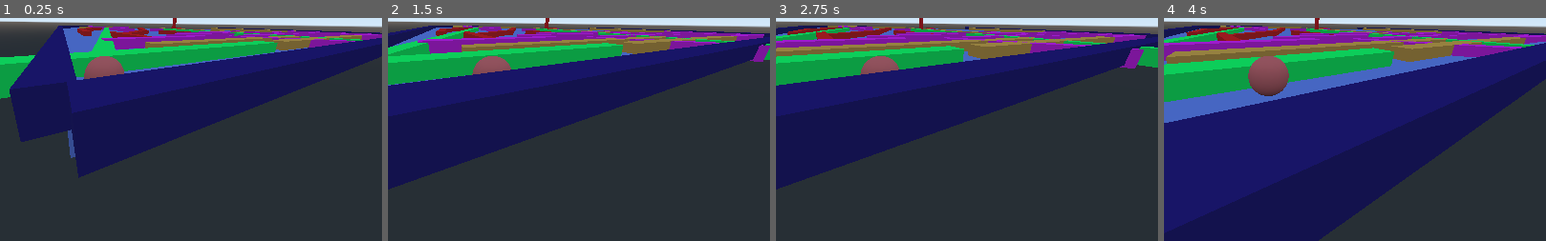
Above: before the commit, frames 1-4 (left to right).
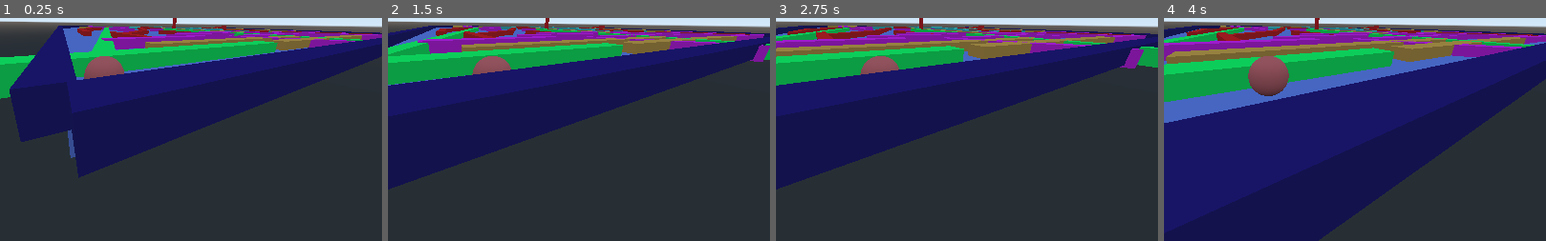
Above: after the commit, the same moments.

Repository: Chinuon/Bhulbhulaiya
Game: Godot game, scene res://Level1.tscn
Same seed, same stepped clock (60 frames per second), same inputs: the game is played once before the commit and once after it. The project has no main scene, so this scene is started directly.
Inputs:
- Up to frame 1 (0.25 s): no input
- Up to frame 2 (1.5 s): tap Enter at 0.5 s; hold Right (ui_right) 0.53-1.28 s; hold Down (ui_down) from 1.28 s (still down)
- Up to frame 3 (2.75 s): tap Space at 2 s; release Down (ui_down) at 2.03 s; hold Right (ui_right) from 2.03 s (still down)
- Up to frame 4 (4 s): release Right (ui_right) at 2.78 s; hold Up (ui_up) 2.78-3.53 s; hold Left (ui_left) from 3.53 s (still down)
The pictures show only the part of the screen within x 34-84%, y 40-90%; the shares and areas given below are measured in that part.

The runs differ from the first frame. In frame 1, 0.4% of the frame differs, in the area x 28-98%, y 3-8%; in frame 2, 0.5%; in frame 3, 0.5%; in frame 4, 0.5%, in the area x 22-98%, y 3-9%.

Commit message:
100% comp

Diff:
--- a/Level1.tscn
+++ b/Level1.tscn
@@ -58,6 +58,13 @@
 albedo_color = Color( 0.941176, 0.0901961, 0.0901961, 1 )
 
 [sub_resource type="BoxShape" id=25]
+
+[sub_resource type="CubeMesh" id=26]
+
+[sub_resource type="SpatialMaterial" id=27]
+albedo_color = Color( 0.290196, 0.74902, 0.717647, 0.764706 )
+
+[sub_resource type="BoxShape" id=28]
 
 [node name="Level1" type="Spatial"]
 
@@ -548,7 +555,7 @@
 shape = SubResource( 25 )
 
 [node name="StaticBody34" type="StaticBody" parent="walls"]
-transform = Transform( -0.439218, 0, -0.89838, 0, 1, 0, 0.89838, 0, -0.439218, 14.5968, 0, -13.7155 )
+transform = Transform( -0.745441, 0, -0.666571, 0, 1, 0, 0.666571, 0, -0.745441, 47.8158, 0, -14.2735 )
 
 [node name="MeshInstance" type="MeshInstance" parent="walls/StaticBody34"]
 transform = Transform( 10, 0, 0, 0, 1, 0, 0, 0, 1, 0, 0, 0 )
@@ -558,4 +565,220 @@
 [node name="CollisionShape" type="CollisionShape" parent="walls/StaticBody34"]
 transform = Transform( 10, 0, 0, 0, 1, 0, 0, 0, 1, 0, 0, 0 )
 shape = SubResource( 25 )
+
+[node name="StaticBody35" type="StaticBody" parent="walls"]
+transform = Transform( 0.033652, 0.00606528, 0.999415, -0.146114, 0.989267, -0.0010838, -0.988695, -0.145992, 0.0341771, 45.4334, 0, -14.6535 )
+
+[node name="MeshInstance" type="MeshInstance" parent="walls/StaticBody35"]
+transform = Transform( 10, 0, 0, 0, 1, 0, 0, 0, 1, 0, 0, 0 )
+mesh = SubResource( 23 )
+material/0 = SubResource( 24 )
+
+[node name="CollisionShape" type="CollisionShape" parent="walls/StaticBody35"]
+transform = Transform( 10, 0, 0, 0, 1, 0, 0, 0, 1, 0, 0, 0 )
+shape = SubResource( 25 )
+
+[node name="StaticBody36" type="StaticBody" parent="walls"]
+transform = Transform( 0.702458, 0.0196422, 0.711454, -0.0225797, 0.999731, -0.0053069, -0.711367, -0.0123365, 0.702713, 42.4185, 0, -23.6436 )
+
+[node name="MeshInstance" type="MeshInstance" parent="walls/StaticBody36"]
+transform = Transform( 10, 0, 0, 0, 1, 0, 0, 0, 1, 0, 0, 0 )
+mesh = SubResource( 23 )
+material/0 = SubResource( 24 )
+
+[node name="CollisionShape" type="CollisionShape" parent="walls/StaticBody36"]
+transform = Transform( 10, 0, 0, 0, 1, 0, 0, 0, 1, 0, 0, 0 )
+shape = SubResource( 25 )
+
+[node name="StaticBody37" type="StaticBody" parent="walls"]
+transform = Transform( 0.05788, 0.00660658, 0.998302, -0.0225797, 0.999731, -0.0053069, -0.998068, -0.0222342, 0.0580135, 35.8383, 0, -8.55665 )
+
+[node name="MeshInstance" type="MeshInstance" parent="walls/StaticBody37"]
+transform = Transform( 10, 0, 0, 0, 1, 0, 0, 0, 1, 0, 0, 0 )
+mesh = SubResource( 23 )
+material/0 = SubResource( 24 )
+
+[node name="CollisionShape" type="CollisionShape" parent="walls/StaticBody37"]
+transform = Transform( 10, 0, 0, 0, 1, 0, 0, 0, 1, 0, 0, 0 )
+shape = SubResource( 25 )
+
+[node name="StaticBody38" type="StaticBody" parent="walls"]
+transform = Transform( 0.05788, 0.00660658, 0.998302, -0.0225797, 0.999731, -0.0053069, -0.998068, -0.0222342, 0.0580135, 35.8383, 0, -8.55665 )
+
+[node name="MeshInstance" type="MeshInstance" parent="walls/StaticBody38"]
+transform = Transform( 10, 0, 0, 0, 1, 0, 0, 0, 1, 0, 0, 0 )
+mesh = SubResource( 23 )
+material/0 = SubResource( 24 )
+
+[node name="CollisionShape" type="CollisionShape" parent="walls/StaticBody38"]
+transform = Transform( 10, 0, 0, 0, 1, 0, 0, 0, 1, 0, 0, 0 )
+shape = SubResource( 25 )
+
+[node name="StaticBody39" type="StaticBody" parent="walls"]
+transform = Transform( -0.0158258, 0.00495016, 0.999862, -0.0225797, 0.999731, -0.0053069, -0.99962, -0.0226605, -0.0157098, 35.8383, 0, 34.5784 )
+
+[node name="MeshInstance" type="MeshInstance" parent="walls/StaticBody39"]
+transform = Transform( 10, 0, 0, 0, 1, 0, 0, 0, 1, 0, 0, 0 )
+mesh = SubResource( 23 )
+material/0 = SubResource( 24 )
+
+[node name="CollisionShape" type="CollisionShape" parent="walls/StaticBody39"]
+transform = Transform( 10, 0, 0, 0, 1, 0, 0, 0, 1, 0, 0, 0 )
+shape = SubResource( 25 )
+
+[node name="StaticBody40" type="StaticBody" parent="walls"]
+transform = Transform( -0.0158258, 0.00495016, 0.999862, -0.0225797, 0.999731, -0.0053069, -0.99962, -0.0226605, -0.0157098, 28.7193, 0, 13.0446 )
+
+[node name="MeshInstance" type="MeshInstance" parent="walls/StaticBody40"]
+transform = Transform( 10, 0, 0, 0, 1, 0, 0, 0, 1, 0, 0, 0 )
+mesh = SubResource( 23 )
+material/0 = SubResource( 24 )
+
+[node name="CollisionShape" type="CollisionShape" parent="walls/StaticBody40"]
+transform = Transform( 10, 0, 0, 0, 1, 0, 0, 0, 1, 0, 0, 0 )
+shape = SubResource( 25 )
+
+[node name="StaticBody41" type="StaticBody" parent="walls"]
+transform = Transform( -0.0158258, 0.00495016, 0.999862, -0.0225797, 0.999731, -0.0053069, -0.99962, -0.0226605, -0.0157098, 21.7279, 0, 13.0446 )
+
+[node name="MeshInstance" type="MeshInstance" parent="walls/StaticBody41"]
+transform = Transform( 10, 0, 0, 0, 1, 0, 0, 0, 1, 0, 0, 0 )
+mesh = SubResource( 23 )
+material/0 = SubResource( 24 )
+
+[node name="CollisionShape" type="CollisionShape" parent="walls/StaticBody41"]
+transform = Transform( 10, 0, 0, 0, 1, 0, 0, 0, 1, 0, 0, 0 )
+shape = SubResource( 25 )
+
+[node name="StaticBody42" type="StaticBody" parent="walls"]
+transform = Transform( -0.0158258, 0.00495016, 0.999862, -0.0225797, 0.999731, -0.0053069, -0.99962, -0.0226605, -0.0157098, 0.867985, 0, -19.8585 )
+
+[node name="MeshInstance" type="MeshInstance" parent="walls/StaticBody42"]
+transform = Transform( 10, 0, 0, 0, 1, 0, 0, 0, 1, 0, 0, 0 )
+mesh = SubResource( 23 )
+material/0 = SubResource( 24 )
+
+[node name="CollisionShape" type="CollisionShape" parent="walls/StaticBody42"]
+transform = Transform( 10, 0, 0, 0, 1, 0, 0, 0, 1, 0, 0, 0 )
+shape = SubResource( 25 )
+
+[node name="StaticBody43" type="StaticBody" parent="walls"]
+transform = Transform( -0.0158258, 0.00495016, 0.999862, -0.0225797, 0.999731, -0.0053069, -0.99962, -0.0226605, -0.0157098, 0.867985, 0, -27.4612 )
+
+[node name="MeshInstance" type="MeshInstance" parent="walls/StaticBody43"]
+transform = Transform( 10, 0, 0, 0, 1, 0, 0, 0, 1, 0, 0, 0 )
+mesh = SubResource( 23 )
+material/0 = SubResource( 24 )
+
+[node name="CollisionShape" type="CollisionShape" parent="walls/StaticBody43"]
+transform = Transform( 10, 0, 0, 0, 1, 0, 0, 0, 1, 0, 0, 0 )
+shape = SubResource( 25 )
+
+[node name="StaticBody44" type="StaticBody" parent="walls"]
+transform = Transform( 0.985838, 0, -0.167698, 0, 1, 0, 0.167698, 0, 0.985838, -13.0819, 0, -27.3183 )
+
+[node name="MeshInstance" type="MeshInstance" parent="walls/StaticBody44"]
+transform = Transform( 10, 0, 0, 0, 1, 0, 0, 0, 1, 0, 0, 0 )
+mesh = SubResource( 26 )
+material/0 = SubResource( 27 )
+
+[node name="CollisionShape" type="CollisionShape" parent="walls/StaticBody44"]
+transform = Transform( 10, 0, 0, 0, 1, 0, 0, 0, 1, 0, 0, 0 )
+shape = SubResource( 28 )
+
+[node name="StaticBody45" type="StaticBody" parent="walls"]
+transform = Transform( 0.99917, 0, 0.0407247, 0, 1, 0, -0.0407247, 0, 0.99917, 35.1231, 0, -27.3183 )
+
+[node name="MeshInstance" type="MeshInstance" parent="walls/StaticBody45"]
+transform = Transform( 10, 0, 0, 0, 1, 0, 0, 0, 1, 0, 0, 0 )
+mesh = SubResource( 26 )
+material/0 = SubResource( 27 )
+
+[node name="CollisionShape" type="CollisionShape" parent="walls/StaticBody45"]
+transform = Transform( 10, 0, 0, 0, 1, 0, 0, 0, 1, 0, 0, 0 )
+shape = SubResource( 28 )
+
+[node name="StaticBody46" type="StaticBody" parent="walls"]
+transform = Transform( 0.248014, 0, 0.968757, 0, 1, 0, -0.968757, 0, 0.248014, 14.2396, 0, 11.2631 )
+
+[node name="MeshInstance" type="MeshInstance" parent="walls/StaticBody46"]
+transform = Transform( 10, 0, 0, 0, 1, 0, 0, 0, 1, 0, 0, 0 )
+mesh = SubResource( 26 )
+material/0 = SubResource( 27 )
+
+[node name="CollisionShape" type="CollisionShape" parent="walls/StaticBody46"]
+transform = Transform( 10, 0, 0, 0, 1, 0, 0, 0, 1, 0, 0, 0 )
+shape = SubResource( 28 )
+
+[node name="StaticBody47" type="StaticBody" parent="walls"]
+transform = Transform( -0.00691152, 0, 0.999976, 0, 1, 0, -0.999976, 0, -0.00691152, 28.4357, 0, -16.7247 )
+
+[node name="MeshInstance" type="MeshInstance" parent="walls/StaticBody47"]
+transform = Transform( 10, 0, 0, 0, 1, 0, 0, 0, 1, 0, 0, 0 )
+mesh = SubResource( 26 )
+material/0 = SubResource( 27 )
+
+[node name="CollisionShape" type="CollisionShape" parent="walls/StaticBody47"]
+transform = Transform( 10, 0, 0, 0, 1, 0, 0, 0, 1, 0, 0, 0 )
+shape = SubResource( 28 )
+
+[node name="StaticBody48" type="StaticBody" parent="walls"]
+transform = Transform( -0.00691152, 0, 0.999976, 0, 1, 0, -0.999976, 0, -0.00691152, 28.4357, 0, -5.84744 )
+
+[node name="MeshInstance" type="MeshInstance" parent="walls/StaticBody48"]
+transform = Transform( 10, 0, 0, 0, 1, 0, 0, 0, 1, 0, 0, 0 )
+mesh = SubResource( 26 )
+material/0 = SubResource( 27 )
+
+[node name="CollisionShape" type="CollisionShape" parent="walls/StaticBody48"]
+transform = Transform( 10, 0, 0, 0, 1, 0, 0, 0, 1, 0, 0, 0 )
+shape = SubResource( 28 )
+
+[node name="StaticBody49" type="StaticBody" parent="walls"]
+transform = Transform( -0.00691152, 0, 0.999976, 0, 1, 0, -0.999976, 0, -0.00691152, 21.6278, 0, -5.84704 )
+
+[node name="MeshInstance" type="MeshInstance" parent="walls/StaticBody49"]
+transform = Transform( 10, 0, 0, 0, 1, 0, 0, 0, 1, 0, 0, 0 )
+mesh = SubResource( 26 )
+material/0 = SubResource( 27 )
+
+[node name="CollisionShape" type="CollisionShape" parent="walls/StaticBody49"]
+transform = Transform( 10, 0, 0, 0, 1, 0, 0, 0, 1, 0, 0, 0 )
+shape = SubResource( 28 )
+
+[node name="StaticBody50" type="StaticBody" parent="walls"]
+transform = Transform( -0.543277, 0, 0.839554, 0, 1, 0, -0.839554, 0, -0.543277, 16.2211, 0, -23.7057 )
+
+[node name="MeshInstance" type="MeshInstance" parent="walls/StaticBody50"]
+transform = Transform( 10, 0, 0, 0, 1, 0, 0, 0, 1, 0, 0, 0 )
+mesh = SubResource( 26 )
+material/0 = SubResource( 27 )
+
+[node name="CollisionShape" type="CollisionShape" parent="walls/StaticBody50"]
+transform = Transform( 10, 0, 0, 0, 1, 0, 0, 0, 1, 0, 0, 0 )
+shape = SubResource( 28 )
+
+[node name="StaticBody51" type="StaticBody" parent="walls"]
+transform = Transform( -0.99986, 0, -0.0167544, 0, 1, 0, 0.0167544, 0, -0.99986, 28.2232, 0, 19.3222 )
+
+[node name="MeshInstance" type="MeshInstance" parent="walls/StaticBody51"]
+transform = Transform( 10, 0, 0, 0, 1, 0, 0, 0, 1, 0, 0, 0 )
+mesh = SubResource( 26 )
+material/0 = SubResource( 27 )
+
+[node name="CollisionShape" type="CollisionShape" parent="walls/StaticBody51"]
+transform = Transform( 10, 0, 0, 0, 1, 0, 0, 0, 1, 0, 0, 0 )
+shape = SubResource( 28 )
+
+[node name="StaticBody52" type="StaticBody" parent="walls"]
+transform = Transform( -0.99986, 0, -0.0167544, 0, 1, 0, 0.0167544, 0, -0.99986, 28.2232, 0, 19.3222 )
+
+[node name="MeshInstance" type="MeshInstance" parent="walls/StaticBody52"]
+transform = Transform( 10, 0, 0, 0, 1, 0, 0, 0, 1, 0, 0, 0 )
+mesh = SubResource( 26 )
+material/0 = SubResource( 27 )
+
+[node name="CollisionShape" type="CollisionShape" parent="walls/StaticBody52"]
+transform = Transform( 10, 0, 0, 0, 1, 0, 0, 0, 1, 0, 0, 0 )
+shape = SubResource( 28 )
 [connection signal="body_entered" from="walls/Area" to="walls/Area" method="_on_Area_body_entered"]
Not shown: 1 places in Level1.tscn that only renumber resources
